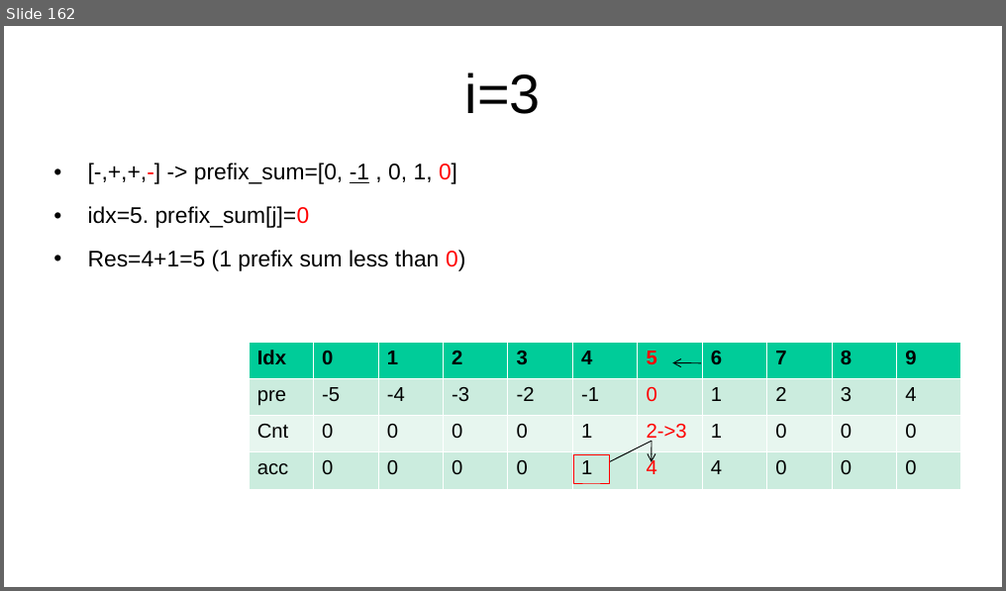
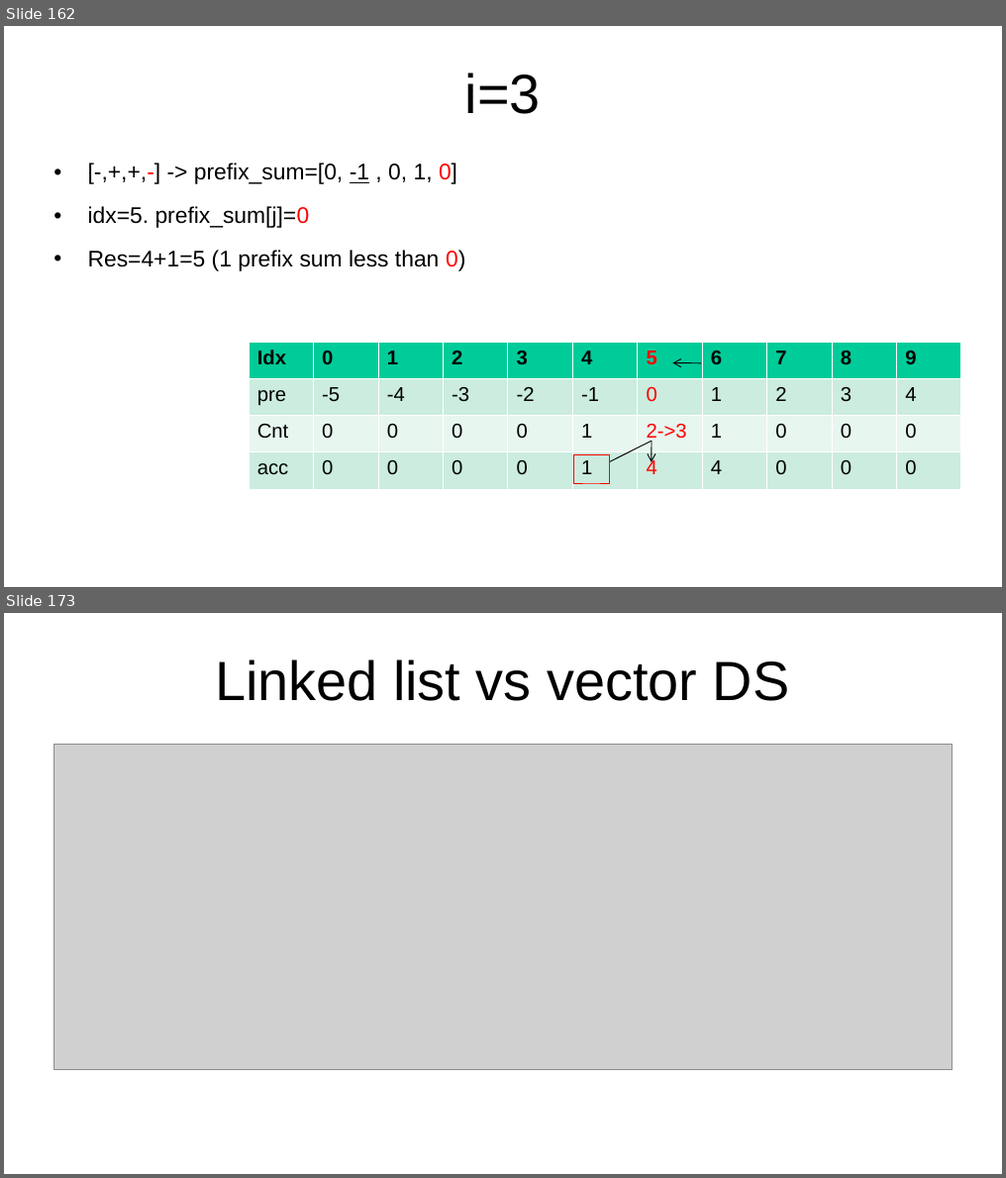
Before and after one commit to kindaichinisan/CompetitiveProgramming, a slide deck: MyCode/competitive_programming.ppt. Shown one above the other, each under a label of ours: slide 162 before the commit, slides 162 and 173 after it; the slides between them are not shown. The pictures are 1006x591 and 1006x1178 pixels, drawn with LibreOffice and Linux fonts; fonts in the diff are those of the drawing; grey boxes stand for pictures. Boxes give left, top, right and bottom in pixels: in the first picture for what was removed or moved away, otherwise in the second. Text is boxed around its words. In the diff, an @@ line names an element or a change of style, - is before the commit and + after.

```diff
--- a/MyCode/competitive_programming.ppt
+++ b/MyCode/competitive_programming.ppt
@@ slide 173 added at (4, 613, 1002, 1174), background #FFFFFF @@
@@ title added at (215, 660, 790, 701), 44 pt, text #000000 @@
+Linked list vs vector DS
@@ picture added at (54, 745, 952, 1069) @@
```
Also in this commit, not shown: 1 slide changed, 22 other slides added, 4 other files.
